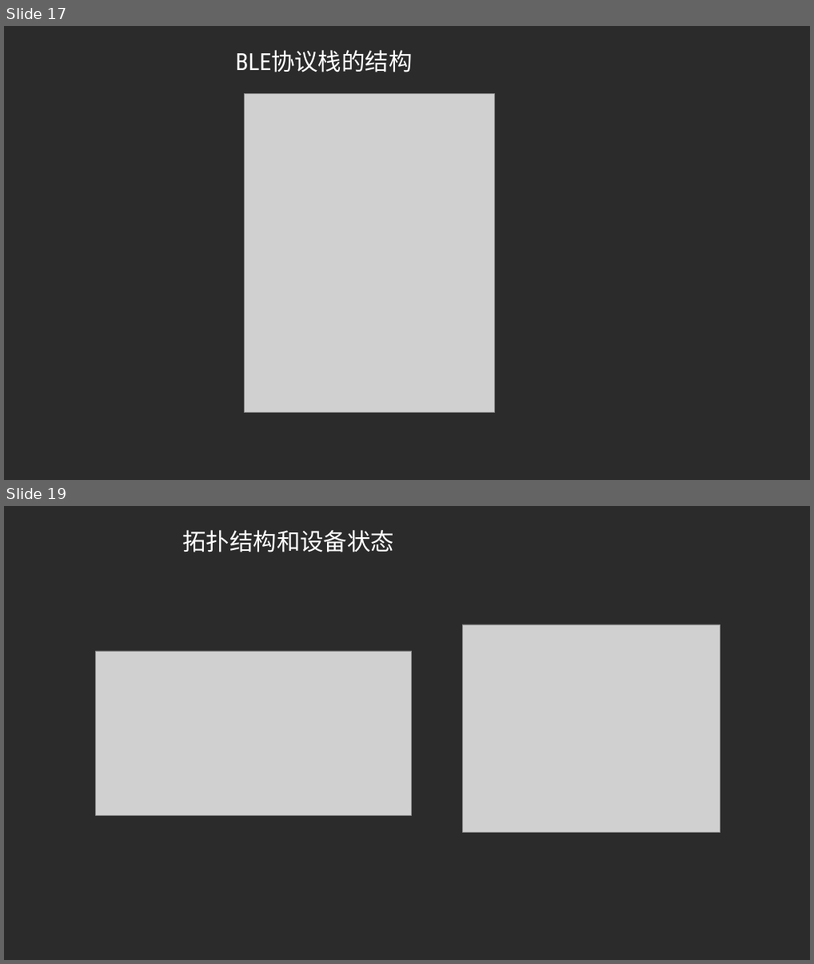
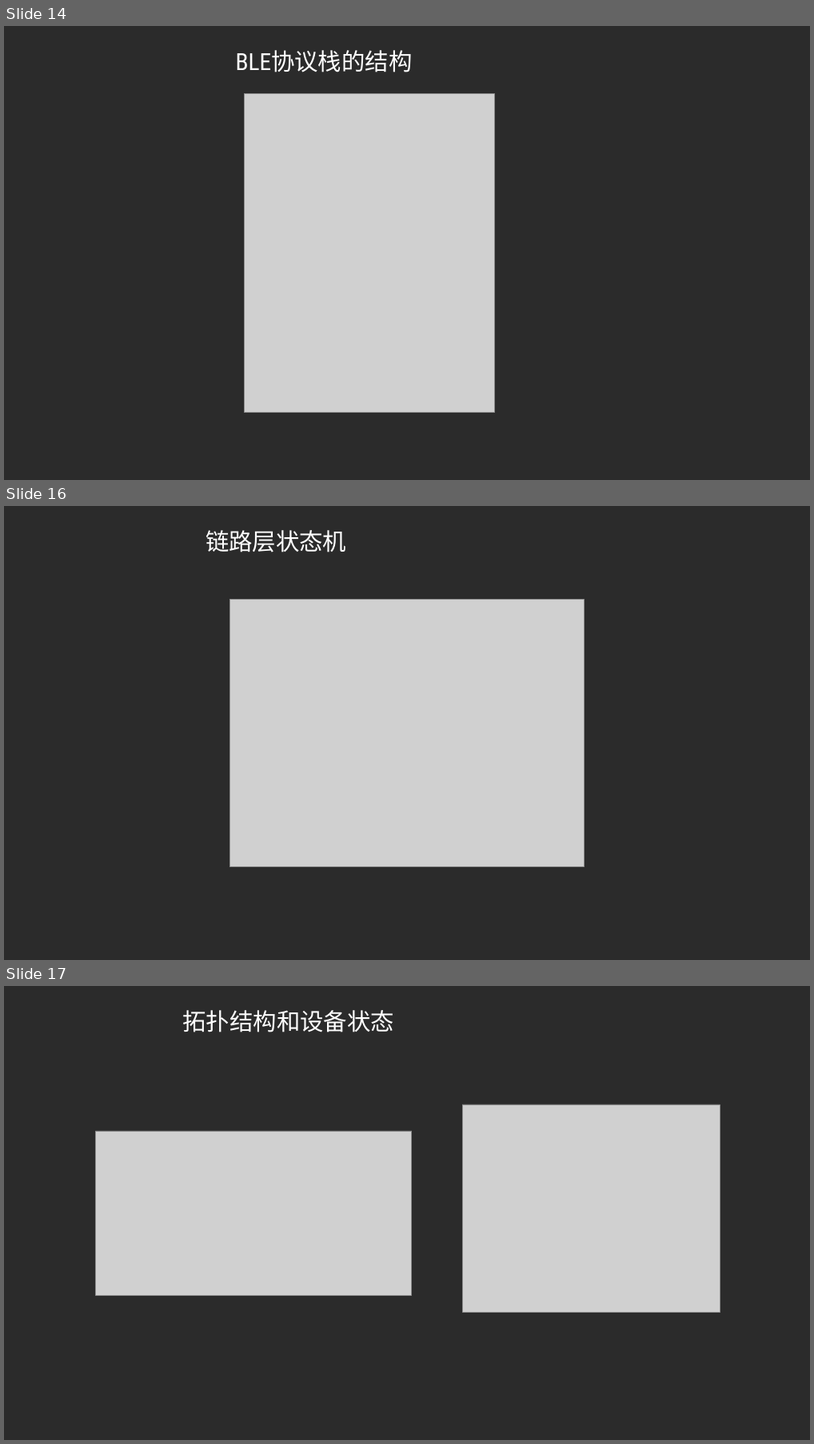
Before and after one commit to PengleiYu/BLE_PPT, a slide deck: BLE蓝牙低功耗简介.pptx. Shown one above the other, each under a label of ours: slides 17 and 19 before the commit, slides 14, 16 and 17 after it; the slides between them are not shown. The pictures are 814x964 and 814x1444 pixels, drawn with LibreOffice and Linux fonts; fonts in the diff are those of the drawing; grey boxes stand for pictures; background and template pictures are left out; a plain dark background stands for a picture behind light text. Boxes give left, top, right and bottom in pixels: in the first picture for what was removed or moved away, otherwise in the second. Text is boxed around its words. In the diff, an @@ line names an element or a change of style, - is before the commit and + after.

Commit message:
version 2.0

```diff
--- a/BLE蓝牙低功耗简介.pptx
+++ b/BLE蓝牙低功耗简介.pptx
@@ slide 16 added at <box>4,506,810,960</box>, background picture (left out) @@
@@ title added at <box>206,530,346,552</box>, 28 pt, text #FFFFFF @@
+链路层状态机
@@ picture added at <box>230,599,584,867</box> @@
@@ what was slide 17 is now slide 14 @@
@@ what was slide 19 is now slide 17 @@
```
Also in this commit, not shown: 4 slides changed, 1 other slide added, 7 slides removed.
